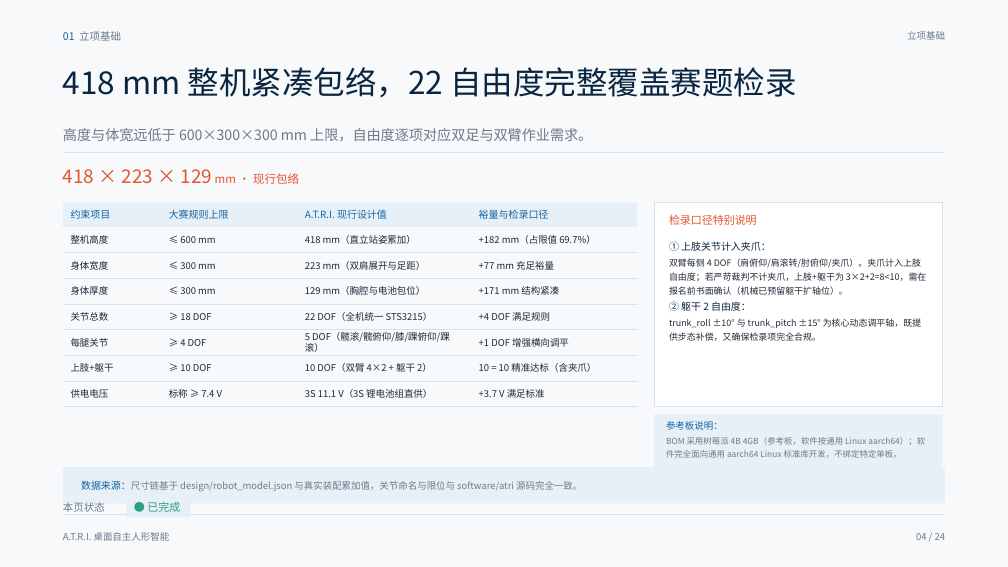
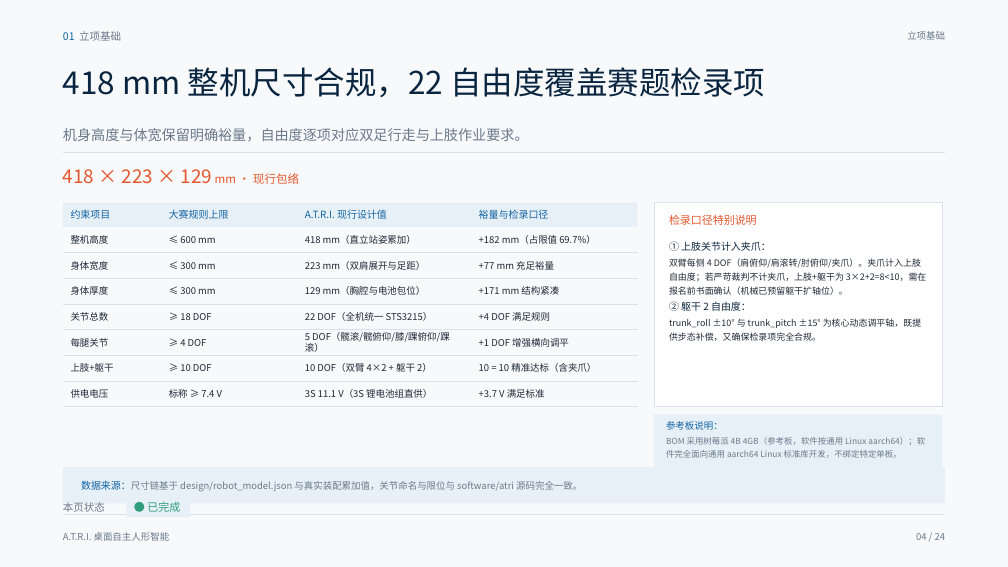
Before and after one commit to HPIline/ATRI, a slide deck: slide 4 of ppt/ATRI-答辩PPT-v4.pptx. Drawn at 1008x567 pixels with LibreOffice and Linux fonts; fonts in the diff are those of the drawing. Boxes give left, top, right and bottom in pixels: in the first picture for what was removed or moved away, otherwise in the second. Text is boxed around its words. In the diff, an @@ line names an element or a change of style, - is before the commit and + after.

```diff
--- a/ppt/ATRI-答辩PPT-v4.pptx
+++ b/ppt/ATRI-答辩PPT-v4.pptx
@@ text at bbox=[63, 67, 765, 97]: text changed @@
-418 mm 整机紧凑包络，22 自由度完整覆盖赛题检录
+418 mm 整机尺寸合规，22 自由度覆盖赛题检录项
@@ text at bbox=[63, 128, 529, 141]: text changed @@
-高度与体宽远低于 600×300×300 mm 上限，自由度逐项对应双足与双臂作业需求。
+机身高度与体宽保留明确裕量，自由度逐项对应双足行走与上肢作业要求。
```
Also in this commit, not shown: 23 other slides changed, 1 other file.
